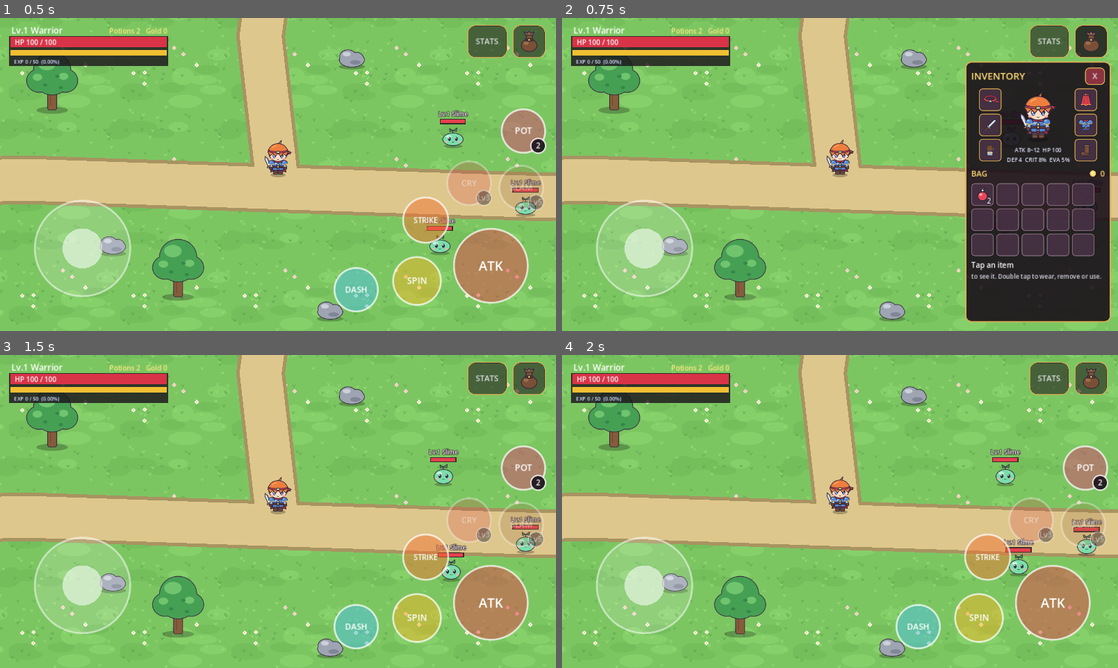
Above: before the commit, frames 1-4 (two rows, left to right).
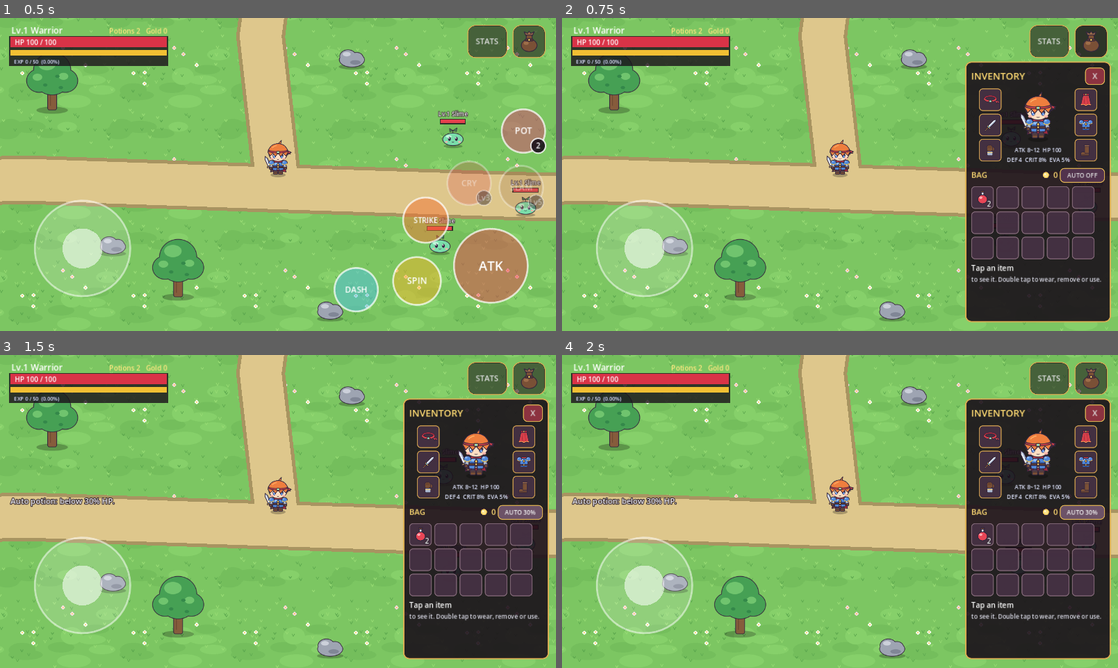
Above: after the commit, the same moments.

Repository: lepri17/fantasy-mmorpg
Game: Godot game, scene res://scenes/main.tscn
The game is run twice, just before and just after one commit, with the same random seed, the same clock (stepped at 60 frames per second) and the same inputs.
Inputs (mouse positions are in pixels of both pictures, inside the frame that each line leads up to):
- Up to frame 1 (0.5 s): no input
- Up to frame 2 (0.75 s): click (1090, 43) at 0.5 s
- Up to frame 3 (1.5 s): click "X" (after the commit: "AUTO OFF") at 1.25 s
- Up to frame 4 (2 s): no input

Frame 1 is identical in both runs. In frame 2, 2.5% of the frame differs, in the area x 73-98%, y 47-85%; in frame 3, 23%, in the area x 1-99%, y 13-98%; in frame 4, 23%.

Commit message:
Stage 5B: upgrade stones, Blue Potion, auto potion
- I5: gear goes from +0 to +15. Ember Stones take it to +6 and never
  fail; Moon Stones take it on to +15 at 60% (to +9) and 35% (above),
  and above +9 a failure costs a level. Each + adds a bonus that depends
  on the slot (a sword +2 attack). The rules are in items.json
  "upgrades". Worn gear and bag gear both get an UPGRADE button, and the
  details show the next step, its stone, the chance and how many you have.
- I8: Blue Potion gives back half the stamina. AUTO in the bag header
  cycles off / 30% / 50% / 70%: below that much HP a red potion is drunk
  by itself (at most once every 1.5 s). The setting is saved.
- Stones and Blue Potions drop from slimes and elites. New art: two cut
  gems and a blue potion.

Co-Authored-By: Claude Opus 5.5 <noreply@anthropic.com>
Claude-Session: https://claude.ai/code/session_017mrmjVddk55zTg5TUzkK7p

Diff:
--- a/client/data/character.json
+++ b/client/data/character.json
@@ -63,5 +63,12 @@
     "cooldown": 0.6,
     "seconds": 0.18,
     "speed_multiplier": 3.2
-  }
+  },
+  "auto_potion_choices": [
+    0,
+    30,
+    50,
+    70
+  ],
+  "auto_potion_seconds": 1.5
 }
--- a/client/data/combat.json
+++ b/client/data/combat.json
@@ -25,6 +25,14 @@
       {
         "item": "rebirth_scroll",
         "chance": 0.15
+      },
+      {
+        "item": "ember_stone",
+        "chance": 0.6
+      },
+      {
+        "item": "moon_stone",
+        "chance": 0.3
       }
     ],
     "gear_chance": 0.5,
--- a/client/data/items.json
+++ b/client/data/items.json
@@ -160,6 +160,76 @@
       "icon": "res://assets/items/icons/scroll.png",
       "world_icon": "res://assets/items/scroll.png",
       "text": "Gives back all your stat points, for free."
+    },
+    "blue_potion": {
+      "name": "Blue Potion",
+      "slot": "",
+      "usable": true,
+      "stamina_fraction": 0.5,
+      "icon": "res://assets/items/icons/blue_potion.png",
+      "world_icon": "res://assets/items/blue_potion.png",
+      "text": "Gives back half your stamina."
+    },
+    "ember_stone": {
+      "name": "Ember Stone",
+      "slot": "",
+      "upgrade_stone": true,
+      "icon": "res://assets/items/icons/ember_stone.png",
+      "world_icon": "res://assets/items/ember_stone.png",
+      "text": "Upgrades gear from +0 to +6. It never fails."
+    },
+    "moon_stone": {
+      "name": "Moon Stone",
+      "slot": "",
+      "upgrade_stone": true,
+      "icon": "res://assets/items/icons/moon_stone.png",
+      "world_icon": "res://assets/items/moon_stone.png",
+      "text": "Upgrades gear from +6 to +15. It can fail, and above +9 a failure costs a level."
+    }
+  },
+  "upgrades": {
+    "max_plus": 15,
+    "steps": [
+      {
+        "up_to": 6,
+        "stone": "ember_stone",
+        "chance": 1.0,
+        "on_fail": "stay"
+      },
+      {
+        "up_to": 9,
+        "stone": "moon_stone",
+        "chance": 0.6,
+        "on_fail": "stay"
+      },
+      {
+        "up_to": 15,
+        "stone": "moon_stone",
+        "chance": 0.35,
+        "on_fail": "down"
+      }
+    ],
+    "per_plus": {
+      "head": {
+        "defense": 1,
+        "max_hp": 2
+      },
+      "weapon": {
+        "attack": 2
+      },
+      "gloves": {
+        "attack": 1
+      },
+      "cape": {
+        "max_hp": 3
+      },
+      "armor": {
+        "defense": 1,
+        "max_hp": 4
+      },
+      "boots": {
+        "max_hp": 3
+      }
     }
   }
 }
--- a/client/data/monsters.json
+++ b/client/data/monsters.json
@@ -18,6 +18,14 @@
       {
         "item": "red_potion",
         "chance": 0.3
+      },
+      {
+        "item": "ember_stone",
+        "chance": 0.05
+      },
+      {
+        "item": "blue_potion",
+        "chance": 0.08
       }
     ],
     "tint": [
@@ -63,6 +71,18 @@
       {
         "item": "book_ground_slam",
         "chance": 0.05
+      },
+      {
+        "item": "ember_stone",
+        "chance": 0.1
+      },
+      {
+        "item": "moon_stone",
+        "chance": 0.04
+      },
+      {
+        "item": "blue_potion",
+        "chance": 0.15
       }
     ],
     "tint": [
--- a/client/scripts/items/item_db.gd
+++ b/client/scripts/items/item_db.gd
@@ -90,6 +90,18 @@
 	return total
 
 
+## The upgrade rule for the next level of a piece ({"up_to", "stone", "chance",
+## "on_fail"}), or {} when it cannot go higher.
+static func upgrade_step(stack: Dictionary) -> Dictionary:
+	var plus: int = int(stack.get("plus", 0))
+	if not is_gear(stack.get("id", "")) or plus >= int(upgrades.get("max_plus", 0)):
+		return {}
+	for step in upgrades.get("steps", []):
+		if plus < int(step["up_to"]):
+			return step
+	return {}
+
+
 ## "Training Sword +3"; "Rare Training Sword +3" with_rarity, for gear above common.
 static func display_name(stack: Dictionary, with_rarity: bool = false) -> String:
 	var text: String = items[stack["id"]]["name"]
--- a/client/scripts/player/player.gd
+++ b/client/scripts/player/player.gd
@@ -101,6 +101,8 @@
 var _regen_progress: float = 0.0
 var _spawn_position: Vector2 = Vector2.ZERO
 var _invincible_left: float = 0.0
+## Seconds before auto-potion may drink again.
+var _auto_potion_ready_in: float = 0.0
 var _combo_left: float = 0.0
 var _target_marker: Node2D = null
 # Tuning from res://data/character.json (see _load_tuning).
@@ -142,6 +144,7 @@
 	_tick_statuses(delta)
 	if is_dead:
 		return
+	_auto_drink(delta)
 	var stunned: bool = statuses.is_active("stun")
 	var direction: Vector2 = Input.get_vector(ACTION_LEFT, ACTION_RIGHT, ACTION_UP, ACTION_DOWN)
 	if stunned:
@@ -320,10 +323,35 @@
 	var item: Dictionary = ItemDb.items[item_id]
 	if item_id == PlayerStats.POTION_ID:
 		use_potion()
+	elif item.has("stamina_fraction"):
+		_drink_stamina_potion(index, item)
 	elif item.has("teaches"):
 		_read_book(index, item)
 	elif item.get("resets_stats", false):
 		_read_rebirth_scroll(index)
+
+
+## Upgrades the gear in a bag slot with a stone from the bag.
+func upgrade_bag_item(index: int) -> void:
+	if index >= 0 and index < stats.bag.size():
+		_upgrade(stats.bag[index])
+
+
+## Upgrades worn gear (by gear slot, such as "weapon") with a stone from the bag.
+func upgrade_equipped(slot: String) -> void:
+	if stats.equipment.has(slot):
+		_upgrade(stats.equipment[slot])
+
+
+## Off -> 30% -> 50% -> 70% -> off: below that much HP a red potion is drunk by itself.
+func cycle_auto_potion(_unused: Variant = null) -> void:
+	var choices: Array = PlayerStats.auto_potion_choices()
+	stats.auto_potion = choices[(choices.find(stats.auto_potion) + 1) % choices.size()]
+	if stats.auto_potion == 0:
+		_say("Auto potion is off.")
+	else:
+		_say("Auto potion: below %d%% HP." % stats.auto_potion)
+	_progress_changed()
 
 
 ## Called by a monster as it dies, just before it gives its XP (which saves).
@@ -777,6 +805,56 @@
 		_progress_changed()
 
 
+func _upgrade(stack: Dictionary) -> void:
+	if is_dead:
+		return
+	var step: Dictionary = ItemDb.upgrade_step(stack)
+	if step.is_empty():
+		_say("%s cannot go any higher." % ItemDb.display_name(stack), WARNING_COLOR)
+		return
+	if stats.count_of(step["stone"]) <= 0:
+		_say("You need a %s." % _item_name(step["stone"]), WARNING_COLOR)
+		return
+	var item_name: String = _item_name(stack["id"])
+	match stats.upgrade(stack, randf()):
+		"up":
+			FloatingText.spawn(self, "+%d!" % int(stack["plus"]), LEVEL_COLOR, 120.0, 30)
+			_sfx("levelup")
+			_say("Success! %s." % ItemDb.display_name(stack), LEVEL_COLOR)
+		"down":
+			_sfx("hurt")
+			_say("It failed, and %s fell to +%d." % [item_name, stack["plus"]], WARNING_COLOR)
+		_:
+			_say("It failed. %s stays at +%d." % [item_name, stack["plus"]], WARNING_COLOR)
+	_limits_changed()
+	_progress_changed()
+
+
+## A Blue Potion gives back part of the stamina.
+func _drink_stamina_potion(index: int, item: Dictionary) -> void:
+	if stamina >= max_stamina:
+		_say("Your stamina is full.", WARNING_COLOR)
+		return
+	stats.take_from_bag(index)
+	stamina = minf(max_stamina, stamina + max_stamina * float(item["stamina_fraction"]))
+	stamina_changed.emit(stamina, max_stamina)
+	FloatingText.spawn(self, "STAMINA", Color(0.5, 0.75, 1.0), 100.0)
+	_sfx("potion")
+	_announce(_count("potions_used"))
+	_progress_changed()
+
+
+## Auto potion: below the chosen part of max HP, drink a red potion (with a
+## short wait between drinks so it does not empty the bag at once).
+func _auto_drink(delta: float) -> void:
+	_auto_potion_ready_in = maxf(0.0, _auto_potion_ready_in - delta)
+	if stats.auto_potion <= 0 or _auto_potion_ready_in > 0.0 or stats.potions <= 0:
+		return
+	if hp * 100 <= max_hp * stats.auto_potion:
+		_auto_potion_ready_in = float(PlayerStats.rules["auto_potion_seconds"])
+		use_potion()
+
+
 ## A Rebirth Scroll gives every stat point back for free.
 func _read_rebirth_scroll(index: int) -> void:
 	if stats.spent_points() == 0:
--- a/client/scripts/player/player_stats.gd
+++ b/client/scripts/player/player_stats.gd
@@ -41,12 +41,19 @@
 var stat_points: Dictionary = {}
 ## Skills learned from books (skills.json entries with a "book").
 var learned_skills: Array = []
+## Drink a red potion by itself below this percent of HP (0 = off).
+var auto_potion: int = 0
 ## Achievements, their counters and the title shown (achievement_record.gd).
 var record = AchievementRecord.new()
 
 
 func _init() -> void:
 	_start_fresh()
+
+
+## The auto-potion settings as whole percents (JSON gives floats).
+static func auto_potion_choices() -> Array:
+	return rules["auto_potion_choices"].map(func(value): return int(value))
 
 
 func max_hp() -> int:
@@ -282,6 +289,23 @@
 	return worn
 
 
+## Tries to raise a piece (an entry in the bag or worn) by one level, using one
+## stone from the bag. roll is 0..1 (randf()). Returns "up", "same" (failed,
+## level kept), "down" (failed, one level lost), or "" if it cannot be tried.
+func upgrade(stack: Dictionary, roll: float) -> String:
+	var step: Dictionary = ItemDb.upgrade_step(stack)
+	if step.is_empty() or count_of(step["stone"]) <= 0:
+		return ""
+	_set_count(step["stone"], count_of(step["stone"]) - 1)
+	if roll < float(step["chance"]):
+		stack["plus"] = int(stack.get("plus", 0)) + 1
+		return "up"
+	if step.get("on_fail", "stay") == "down" and int(stack.get("plus", 0)) > 0:
+		stack["plus"] = int(stack["plus"]) - 1
+		return "down"
+	return "same"
+
+
 ## XP needed to finish the current level.
 func xp_to_next() -> int:
 	return int(rules["xp_per_level"]) * level
@@ -308,6 +332,7 @@
 		"equipment": equipment.duplicate(true),
 		"stat_points": stat_points.duplicate(),
 		"learned_skills": learned_skills.duplicate(),
+		"auto_potion": auto_potion,
 	}.merged(record.to_dict())
 
 
@@ -355,6 +380,9 @@
 			if skills.has(skill_id) and not learned_skills.has(skill_id):
 				learned_skills.append(skill_id)
 	record.from_dict(data)
+	auto_potion = int(data.get("auto_potion", 0))
+	if auto_potion not in auto_potion_choices():
+		auto_potion = 0
 
 
 ## Starting gear and bag from the data.
--- a/client/scripts/ui/hud.gd
+++ b/client/scripts/ui/hud.gd
@@ -8,7 +8,14 @@
 const ACTION_BUTTONS_GROUP := "action_buttons"
 ## Player methods the inventory may ask for.
 const ITEM_ACTIONS := [
-	"equip_from_bag", "unequip", "use_from_bag", "drop_from_bag", "drop_equipped"
+	"equip_from_bag",
+	"unequip",
+	"use_from_bag",
+	"drop_from_bag",
+	"drop_equipped",
+	"upgrade_bag_item",
+	"upgrade_equipped",
+	"cycle_auto_potion",
 ]
 ## Player methods the character window may ask for.
 const CHARACTER_ACTIONS := ["add_stat_point", "reset_stats", "choose_title"]
--- a/client/scripts/ui/inventory_panel.gd
+++ b/client/scripts/ui/inventory_panel.gd
@@ -1,7 +1,8 @@
 extends PanelContainer
 ## Small inventory on the right side of the screen: the gear the warrior wears
-## around his portrait, the bag, gold, and the item last tapped with its
-## buttons (EQUIP / REMOVE / USE, and DROP). A double tap does the first button.
+## around his portrait, the bag, gold, auto-potion, and the item last tapped with
+## its buttons (EQUIP / REMOVE / USE, UPGRADE for gear, and DROP). A double tap
+## does the first button.
 ## It only shows state. What to do with an item is asked for with item_action,
 ## naming the player method to call and its argument.
 
@@ -44,7 +45,9 @@
 var _name_label: Label
 var _info_label: Label
 var _primary_button: Button
+var _upgrade_button: Button
 var _drop_button: Button
+var _auto_button: Button
 
 
 func _ready() -> void:
@@ -72,6 +75,7 @@
 	for i in bag_slots.size():
 		bag_slots[i].show_stack(items[i] if i < items.size() else {})
 	_gold_label.text = str(stats.gold)
+	_auto_button.text = "AUTO OFF" if stats.auto_potion == 0 else "AUTO %d%%" % stats.auto_potion
 	var damage: Vector2i = CombatRules.damage_range(stats.attack_damage())
 	_stats_label.text = "ATK %d~%d  HP %d\nDEF %d  CRIT %d%%  EVA %d%%" % [
 		damage.x,
@@ -111,6 +115,7 @@
 		_name_label.text = "Tap an item"
 		_info_label.text = "to see it. Double tap to wear, remove or use."
 		_primary_button.hide()
+		_upgrade_button.hide()
 		_drop_button.hide()
 		return
 	var stack: Dictionary = _selected.stack
@@ -121,13 +126,14 @@
 		var worn: Dictionary = {}
 		if _selected.place == "bag" and _stats != null:
 			worn = _stats.equipment.get(item["slot"], {})
-		text = _gear_text(stack, worn) + " " + text
+		text = _gear_text(stack, worn) + " " + text + "\n" + _upgrade_text(stack)
 		name_color = ItemDb.rarity_color(stack)
 	_name_label.text = ItemDb.display_name(stack, true)
 	_name_label.add_theme_color_override("font_color", name_color)
 	_info_label.text = text
 	_primary_button.text = _primary_action()[0]
 	_primary_button.visible = _primary_button.text != ""
+	_upgrade_button.visible = not ItemDb.upgrade_step(stack).is_empty()
 	_drop_button.show()
 
 
@@ -151,6 +157,23 @@
 	return text
 
 
+## "Next: +4 with an Ember Stone, 100% (you have 2)."
+func _upgrade_text(stack: Dictionary) -> String:
+	var step: Dictionary = ItemDb.upgrade_step(stack)
+	if step.is_empty():
+		return "Fully upgraded."
+	var stones: int = _stats.count_of(step["stone"]) if _stats != null else 0
+	return (
+		"Next: +%d with a %s, %d%% (you have %d)."
+		% [
+			int(stack.get("plus", 0)) + 1,
+			ItemDb.items[step["stone"]]["name"],
+			roundi(float(step["chance"]) * 100.0),
+			stones,
+		]
+	)
+
+
 static func _amount(stat: String, value: float) -> String:
 	var sign_text: String = "+" if value >= 0.0 else "-"
 	if stat in ItemDb.PERCENT_STATS:
@@ -177,6 +200,12 @@
 func _on_primary_pressed() -> void:
 	if _selected != null and _selected.item_id != "":
 		item_action.emit(_primary_action()[1], _selected.key)
+
+
+func _on_upgrade_pressed() -> void:
+	if _selected != null and _selected.item_id != "":
+		var method: String = "upgrade_equipped" if _selected.place == "gear" else "upgrade_bag_item"
+		item_action.emit(method, _selected.key)
 
 
 func _on_drop_pressed() -> void:
@@ -247,6 +276,10 @@
 	row.add_child(coin)
 	_gold_label = _label("0", 18, GOLD_TEXT)
 	row.add_child(_gold_label)
+	_auto_button = _button("AUTO OFF", Color(0.32, 0.2, 0.3), Vector2(104, 34))
+	_auto_button.add_theme_font_size_override("font_size", 14)
+	_auto_button.pressed.connect(func() -> void: item_action.emit("cycle_auto_potion", null))
+	row.add_child(_auto_button)
 	return row
 
 
@@ -282,6 +315,10 @@
 	_primary_button.size_flags_horizontal = Control.SIZE_EXPAND_FILL
 	_primary_button.pressed.connect(_on_primary_pressed)
 	row.add_child(_primary_button)
+	_upgrade_button = _button("UPGRADE", Color(0.42, 0.28, 0.55), Vector2(0, 44))
+	_upgrade_button.size_flags_horizontal = Control.SIZE_EXPAND_FILL
+	_upgrade_button.pressed.connect(_on_upgrade_pressed)
+	row.add_child(_upgrade_button)
 	_drop_button = _button("DROP", Color(0.5, 0.3, 0.18), Vector2(0, 44))
 	_drop_button.size_flags_horizontal = Control.SIZE_EXPAND_FILL
 	_drop_button.pressed.connect(_on_drop_pressed)
--- a/client/tests/smoke_test.gd
+++ b/client/tests/smoke_test.gd
@@ -352,6 +352,90 @@
 		v3_save.equipped_id("weapon") == "training_sword" and v3_save.bag[0]["rarity"] == "common",
 		"a version 3 save turns its gear into common pieces"
 	)
+
+	# --- upgrades with stones (+1..+15), the Blue Potion, auto potion
+	var practice: Dictionary = ItemDb.gear("training_sword")
+	var smith = PlayerStats.new()
+	_check(smith.upgrade(practice, 0.0) == "", "no upgrade without a stone")
+	smith.add_item("ember_stone", 6)
+	for _i in 6:
+		smith.upgrade(practice, 0.99)
+	_check(
+		int(practice["plus"]) == 6 and smith.count_of("ember_stone") == 0,
+		"six Ember Stones take a sword to +6 and never fail"
+	)
+	_check(
+		is_equal_approx(ItemDb.stat_of(practice, "attack"), 16.0), "each + adds 2 attack to a sword"
+	)
+	_check(ItemDb.upgrade_step(practice)["stone"] == "moon_stone", "after +6 it takes Moon Stones")
+	smith.add_item("moon_stone", 2)
+	_check(
+		smith.upgrade(practice, 0.99) == "same" and int(practice["plus"]) == 6,
+		"a failed Moon Stone keeps +6"
+	)
+	_check(
+		smith.upgrade(practice, 0.0) == "up" and int(practice["plus"]) == 7, "a lucky one makes +7"
+	)
+	practice["plus"] = 12
+	smith.add_item("moon_stone", 1)
+	_check(
+		smith.upgrade(practice, 0.99) == "down" and int(practice["plus"]) == 11,
+		"above +9 a failure costs a level"
+	)
+	practice["plus"] = 15
+	_check(
+		ItemDb.upgrade_step(practice).is_empty()
+		and ItemDb.display_name(practice) == "Training Sword +15",
+		"+15 is the top, and the name shows it"
+	)
+	while player.stats.bag.size() >= 12:
+		player.stats.bag.pop_back()
+	var attack_before_upgrade: int = player.stats.attack_damage()
+	player.add_item("ember_stone", 2)
+	inventory.refresh(player.stats, null)
+	inventory.call("_on_slot_tapped", inventory.gear_slots["weapon"])
+	_check(
+		inventory.get("_upgrade_button").visible
+		and "Ember Stone, 100%" in inventory.get("_info_label").text,
+		"the details show the next upgrade and its stone"
+	)
+	inventory.call("_on_upgrade_pressed")
+	await _frames(1)
+	_check(
+		int(player.stats.equipment["weapon"]["plus"]) == 1
+		and player.stats.attack_damage() == attack_before_upgrade + 2,
+		"UPGRADE on the worn sword makes it +1 and adds 2 attack"
+	)
+	player.stamina = 10.0
+	player.add_item("blue_potion")
+	player.use_from_bag(_bag_index(player, "blue_potion"))
+	_check(
+		player.stamina > 10.0 + player.max_stamina * 0.4
+		and player.stats.count_of("blue_potion") == 0,
+		"a Blue Potion gives back half the stamina"
+	)
+	player.stats.auto_potion = 0
+	player.cycle_auto_potion()
+	player.cycle_auto_potion()
+	_check(player.stats.auto_potion == 50, "AUTO goes off -> 30% -> 50%")
+	player.add_item("red_potion", 2)
+	var potions_before_auto: int = player.stats.potions
+	var low_hp: int = int(player.max_hp * 0.3)
+	player.hp = low_hp
+	await _frames(3)
+	_check(
+		player.stats.potions == potions_before_auto - 1 and player.hp > low_hp,
+		"below 50% HP a red potion is drunk by itself"
+	)
+	var auto_saved = PlayerStats.new()
+	auto_saved.from_dict({"version": 4, "auto_potion": 50})
+	var auto_odd = PlayerStats.new()
+	auto_odd.from_dict({"version": 4, "auto_potion": 55})
+	_check(
+		auto_saved.auto_potion == 50 and auto_odd.auto_potion == 0,
+		"the auto potion setting is saved, and odd values turn it off"
+	)
+	player.stats.auto_potion = 0
 
 	# --- the character window: C opens it, + spends a point, titles change
 	var character = hud.get_node("Character")
Binary file added: client/assets/items/blue_potion.png
Binary file added: client/assets/items/ember_stone.png
Binary file added: client/assets/items/icons/blue_potion.png
Binary file added: client/assets/items/icons/ember_stone.png
Binary file added: client/assets/items/icons/moon_stone.png
Binary file added: client/assets/items/moon_stone.png
